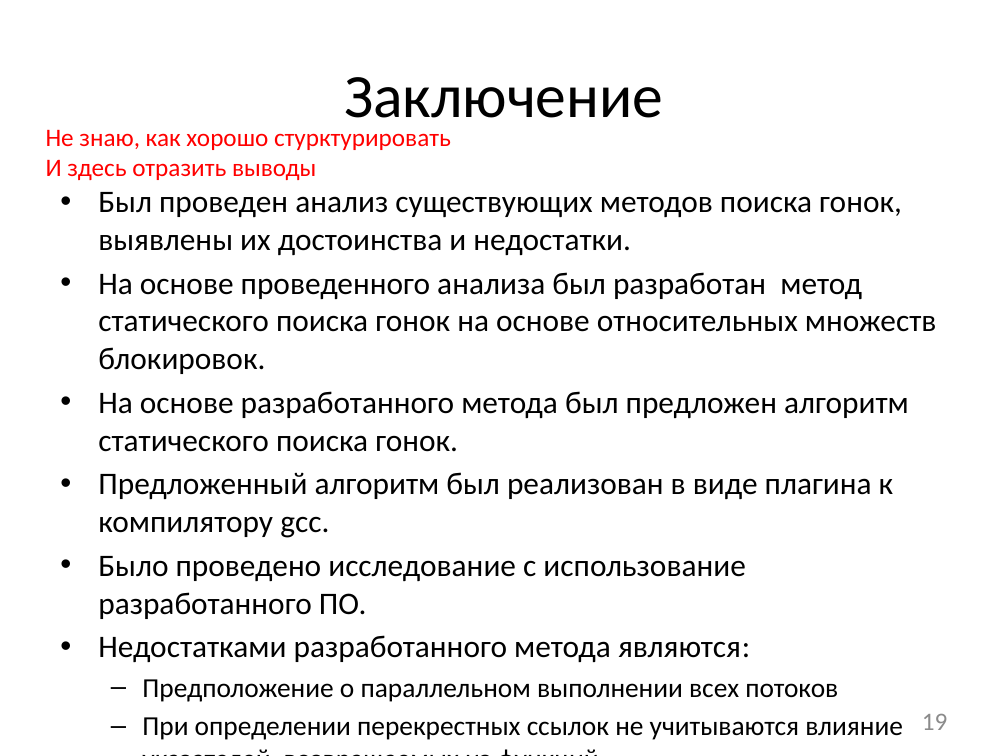
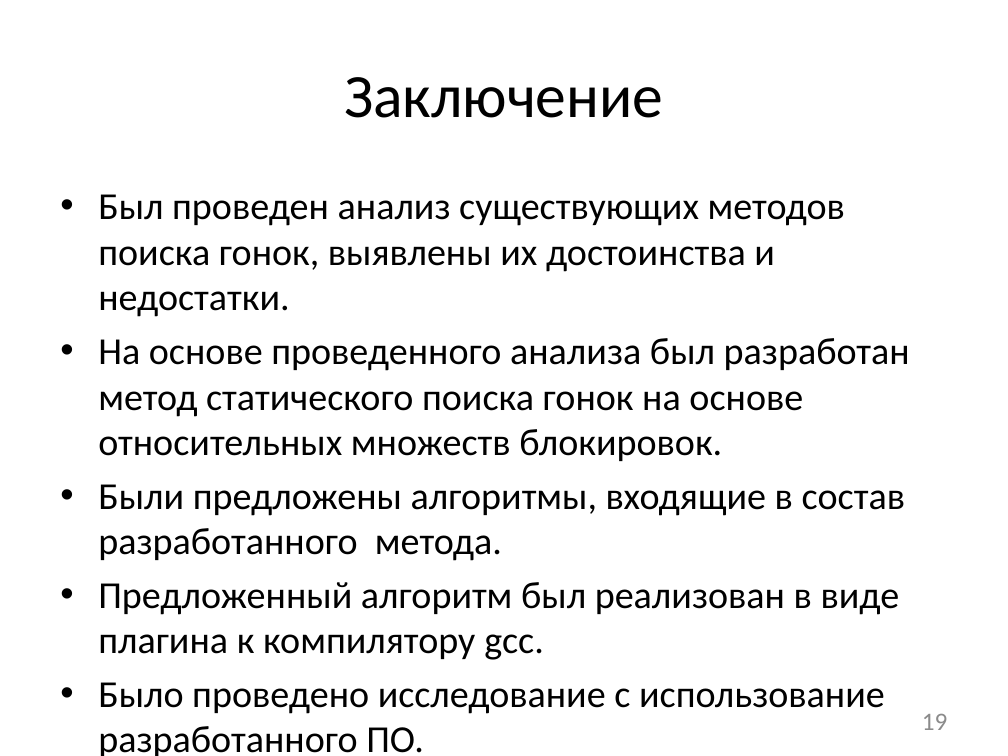
Before and after one commit to afrolovskiy/diplom, a slide deck: slide 19 of presentations/diplom/static race detection.pptx. Drawn at 1008x756 pixels with LibreOffice and Linux fonts; fonts in the diff are those of the drawing. Boxes give left, top, right and bottom in pixels: in the first picture for what was removed or moved away, otherwise in the second. Text is boxed around its words. In the diff, an @@ line names an element or a change of style, - is before the commit and + after.

Commit message:
presentation

```diff
--- a/presentations/diplom/static race detection.pptx
+++ b/presentations/diplom/static race detection.pptx
@@ text removed at (46, 129, 451, 180) @@
-Не знаю, как хорошо стурктурировать
-И здесь отразить выводы
@@ text at (98, 194, 910, 756): size 22.4 to 27.2 pt in "Был проведен анализ существующих методов поиска гонок, ...", "На основе проведенного анализа был разработан метод ...", "Предложенный алгоритм был реализован в виде плагина ...", "Было проведено исследование с использование разработанного П ..." @@
@@ text at (98, 484, 905, 561): text changed; size 22.4 to 27.2 pt @@
-• На основе разработанного метода был предложен алгоритм статического поиска гонок.
+• Были предложены алгоритмы, входящие в состав разработанного метода.
@@ text at (98, 635, 903, 740): paragraphs removed @@
-• Недостатками разработанного метода являются:
-  – Предположение о параллельном выполнении всех потоков
-  – При определении перекрестных ссылок не учитываются влияние указателей, возвращаемых из функций
```
Also in this commit, not shown: 1 other slide changed, 3 other files.
